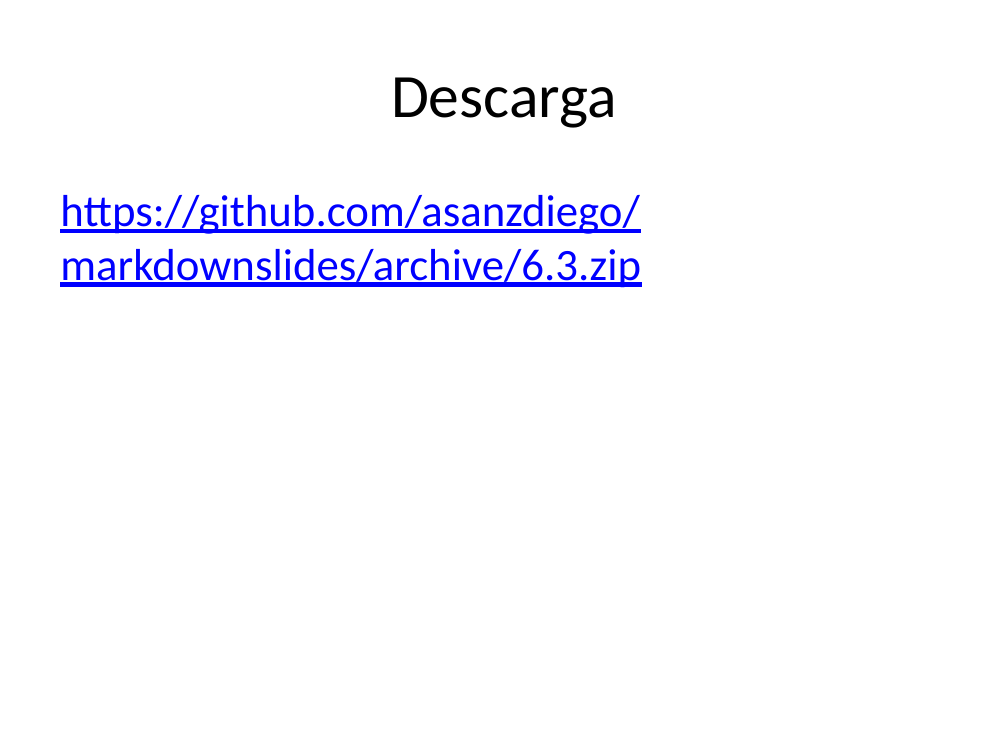
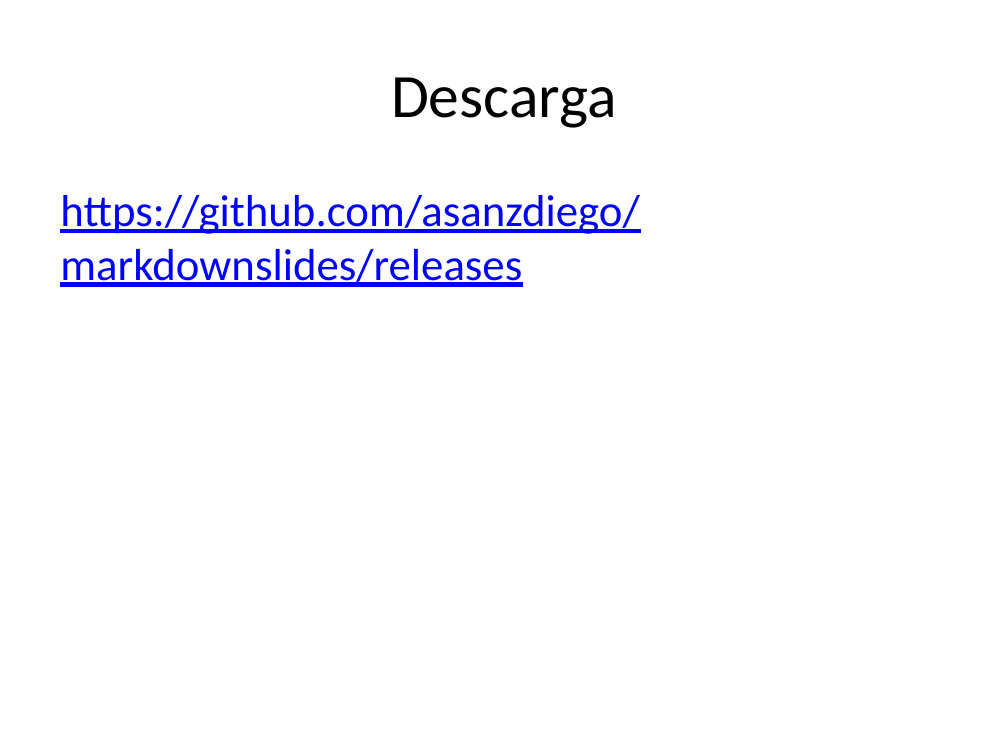
Before and after one commit to asanzdiego/markdownslides, a slide deck: slide 12 of doc/export/leeme-slides.pptx. Drawn at 1008x756 pixels with LibreOffice and Linux fonts; fonts in the diff are those of the drawing. Boxes give left, top, right and bottom in pixels: in the first picture for what was removed or moved away, otherwise in the second. Text is boxed around its words. In the diff, an @@ line names an element or a change of style, - is before the commit and + after.

Commit message:
release 6.4

```diff
--- a/doc/export/leeme-slides.pptx
+++ b/doc/export/leeme-slides.pptx
@@ text at [60, 195, 639, 287]: text changed @@
-https://github.com/asanzdiego/markdownslides/archive/6.3.zip
+https://github.com/asanzdiego/markdownslides/releases
```
Also in this commit, not shown: 1 other slide changed, 2 slides removed, 30 other files.
